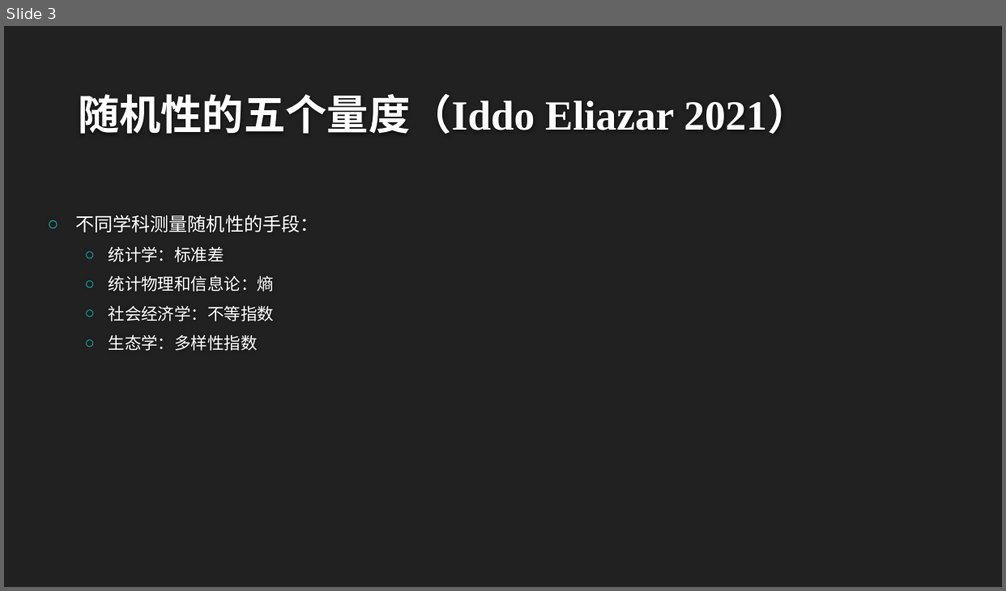
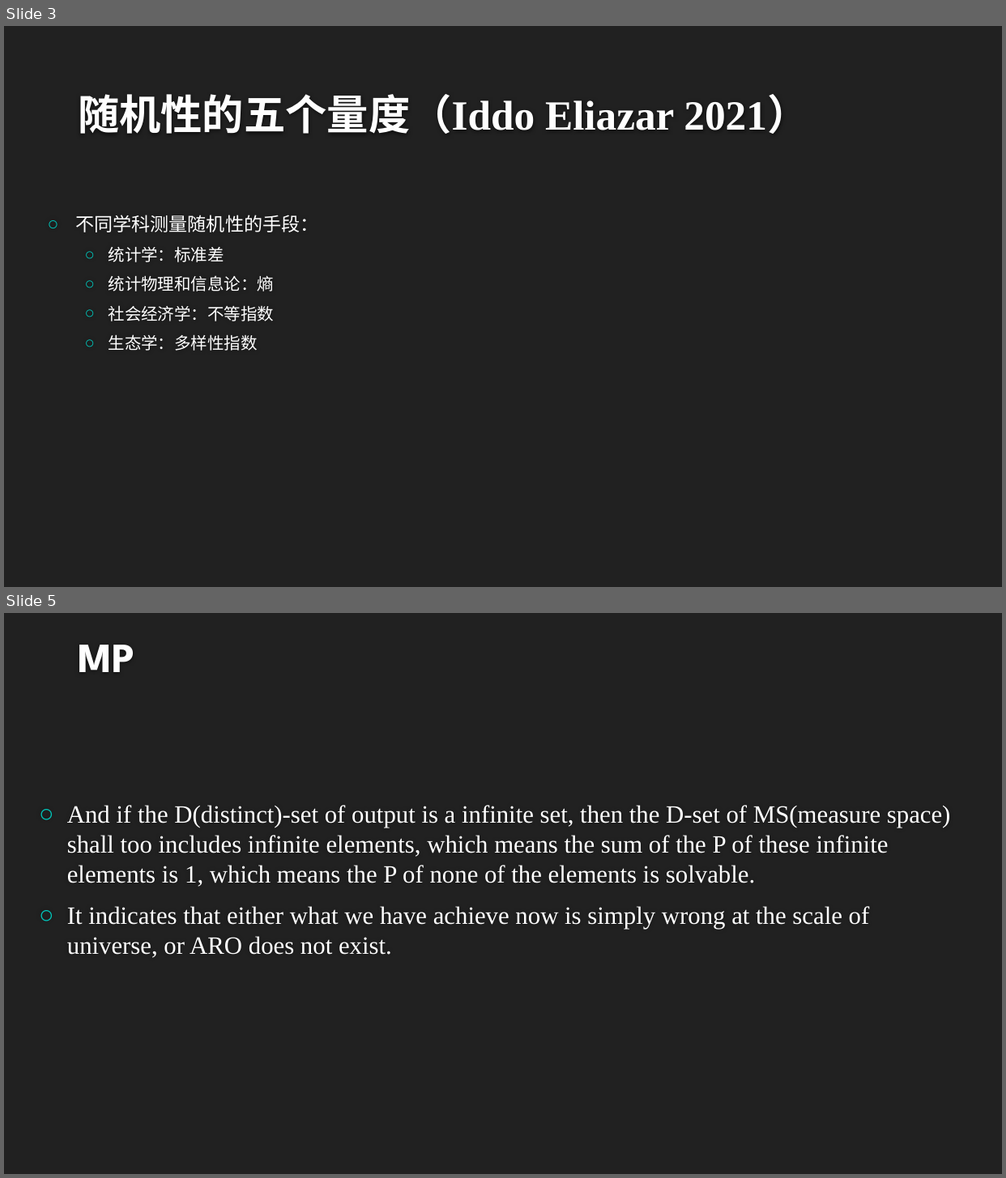
Before and after one commit to HGMT96/my-materials, a slide deck: 概率论/随机性的五个量度.pptx. Shown one above the other, each under a label of ours: slide 3 before the commit, slides 3 and 5 after it; the slides between them are not shown. The pictures are 1006x591 and 1006x1178 pixels, drawn with LibreOffice and Linux fonts; fonts in the diff are those of the drawing; background and template pictures are left out. Boxes give left, top, right and bottom in pixels: in the first picture for what was removed or moved away, otherwise in the second. Text is boxed around its words. In the diff, an @@ line names an element or a change of style, - is before the commit and + after.

```diff
--- a/概率论/随机性的五个量度.pptx
+++ b/概率论/随机性的五个量度.pptx
@@ slide 5 added at bbox=[4, 613, 1002, 1174], background #212121 @@
@@ title added at bbox=[78, 645, 134, 672], 40 pt, text #FEFEFE, bold @@
+MP
@@ text added at bbox=[67, 805, 951, 958], 24 pt, text #FFFFFF @@
+○ And if the D(distinct)-set of output is a infinite set, then the D-set of MS(measure space) shall too includes infinite elements, which means the sum of the P of these infinite elements is 1, which means the P of none of the elements is solvable.
+○ It indicates that either what we have achieve now is simply wrong at the scale of universe, or ARO does not exist.
```
Also in this commit, not shown: 1 slide changed, 2 other slides added, 1 other file.
